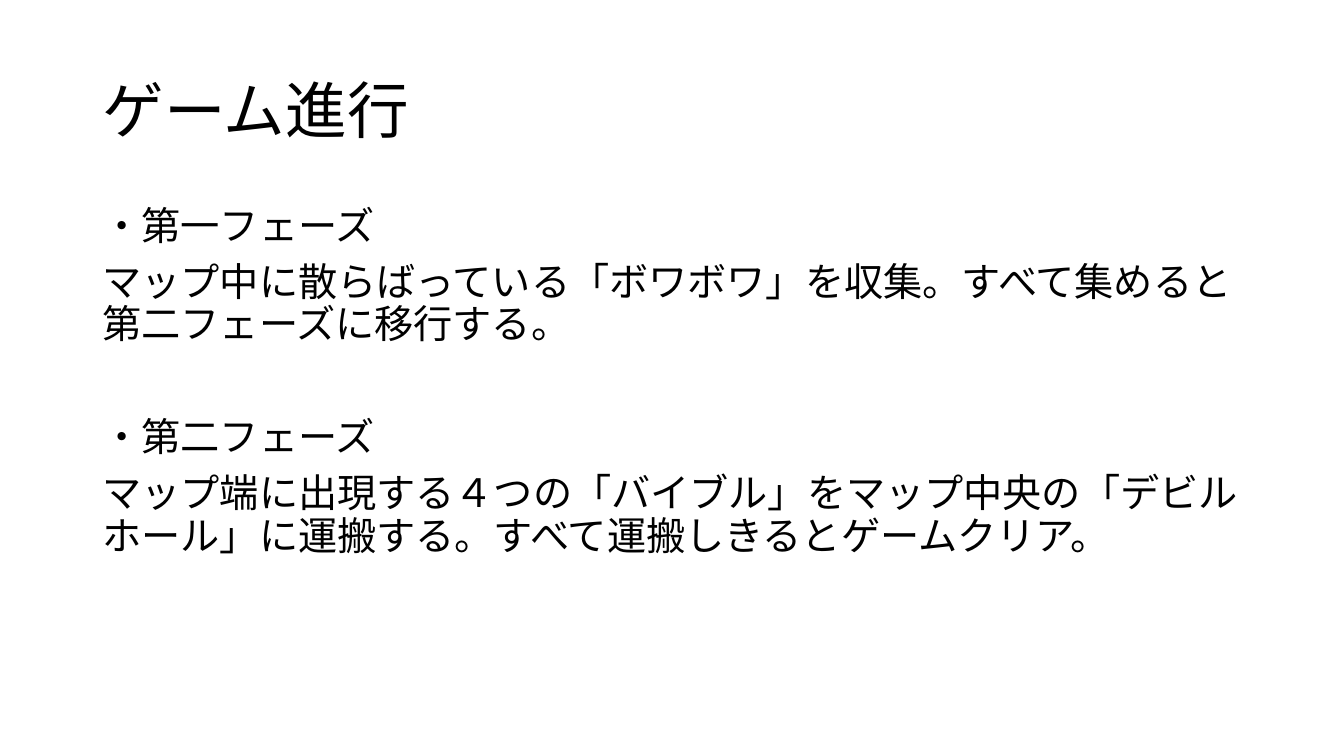
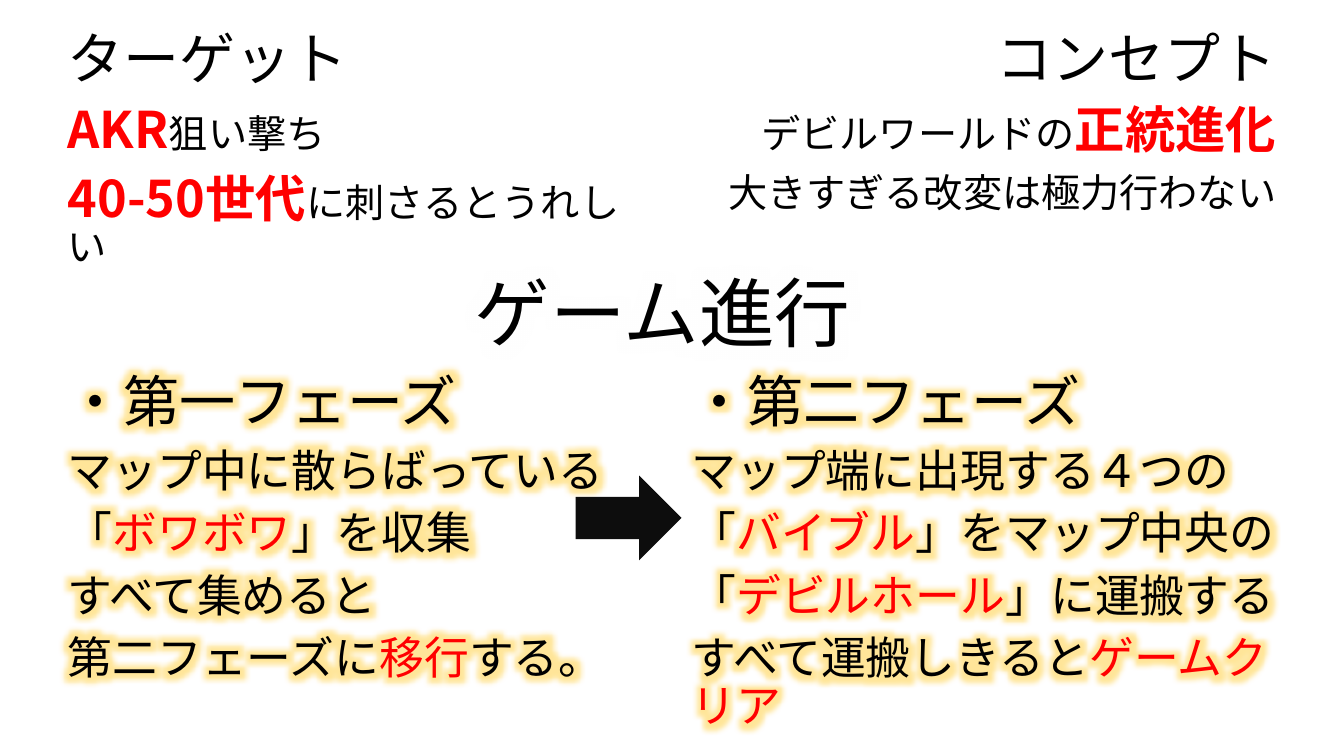
Before and after one commit to TomoyaKanazaki/Graduation, a slide deck: slide 2 of 99_pranning/00_本企画.pptx (slide 3 before the commit). Drawn at 1344x756 pixels with LibreOffice and Linux fonts; fonts in the diff are those of the drawing; background and template pictures are left out. Boxes give left, top, right and bottom in pixels: in the first picture for what was removed or moved away, otherwise in the second. Text is boxed around its words. In the diff, an @@ line names an element or a change of style, - is before the commit and + after.

```diff
--- a/99_pranning/00_本企画.pptx
+++ b/99_pranning/00_本企画.pptx
@@ text added at (68,32,348,222), 28 pt, text #000000 @@
+ターゲット
+AKR狙い撃ち
+40-50世代に刺さるとうれしい
@@ text added at (728,32,1277,211), 28 pt, text #000000 @@
+コンセプト
+デビルワールドの正統進化
+大きすぎる改変は極力行わない
@@ text removed at (102,207,1237,554) @@
-・第一フェーズ
-マップ中に散らばっている「ボワボワ」を収集。すべて集めると第二フェーズに移行する。
-・第二フェーズ
-マップ端に出現する４つの「バイブル」をマップ中央の「デビルホール」に運搬する。すべて運搬しきるとゲームクリア。
@@ title "ゲーム進行": place and size @@
-title "ゲーム進行" at (102,81,408,138)
+title "ゲーム進行" at (475,277,851,348)
@@ title "ゲーム進行" at (475,277,851,348): size 44 to 54 pt; alignment left to centre @@
@@ text added at (68,370,604,686), 32 pt, text #000000 @@
+・第一フェーズ
+マップ中に散らばっている
+「ボワボワ」を収集
+すべて集めると
+第二フェーズに移行する。
@@ text added at (692,371,1275,734), 32 pt, text #000000 @@
+・第二フェーズ
+マップ端に出現する４つの
+「バイブル」をマップ中央の
+「デビルホール」に運搬する
+すべて運搬しきるとゲームクリア
@@ right arrow added at (576,476,682,561), fill #0D0D0D @@
```
Also in this commit, not shown: 2 other slides changed, 3 slides added, 2 slides removed.
